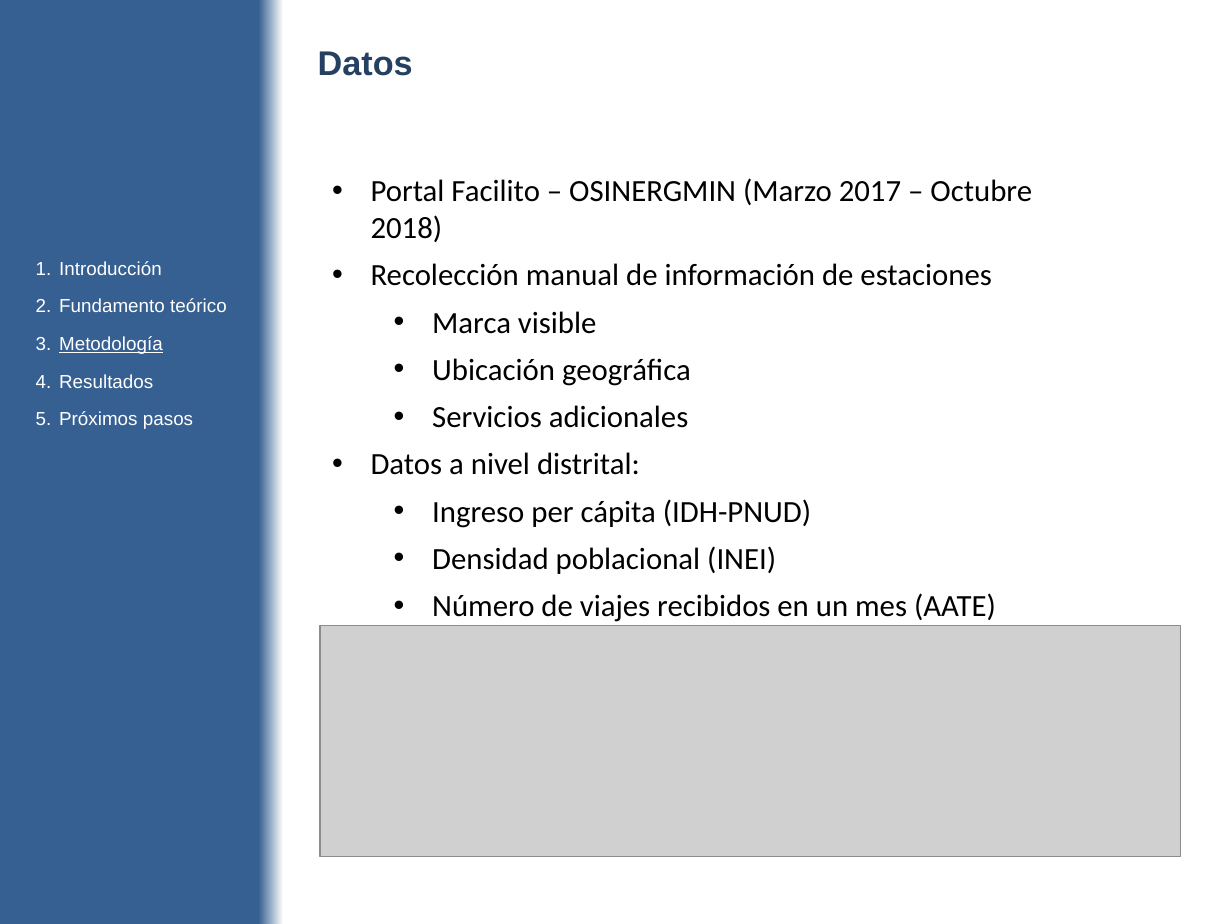
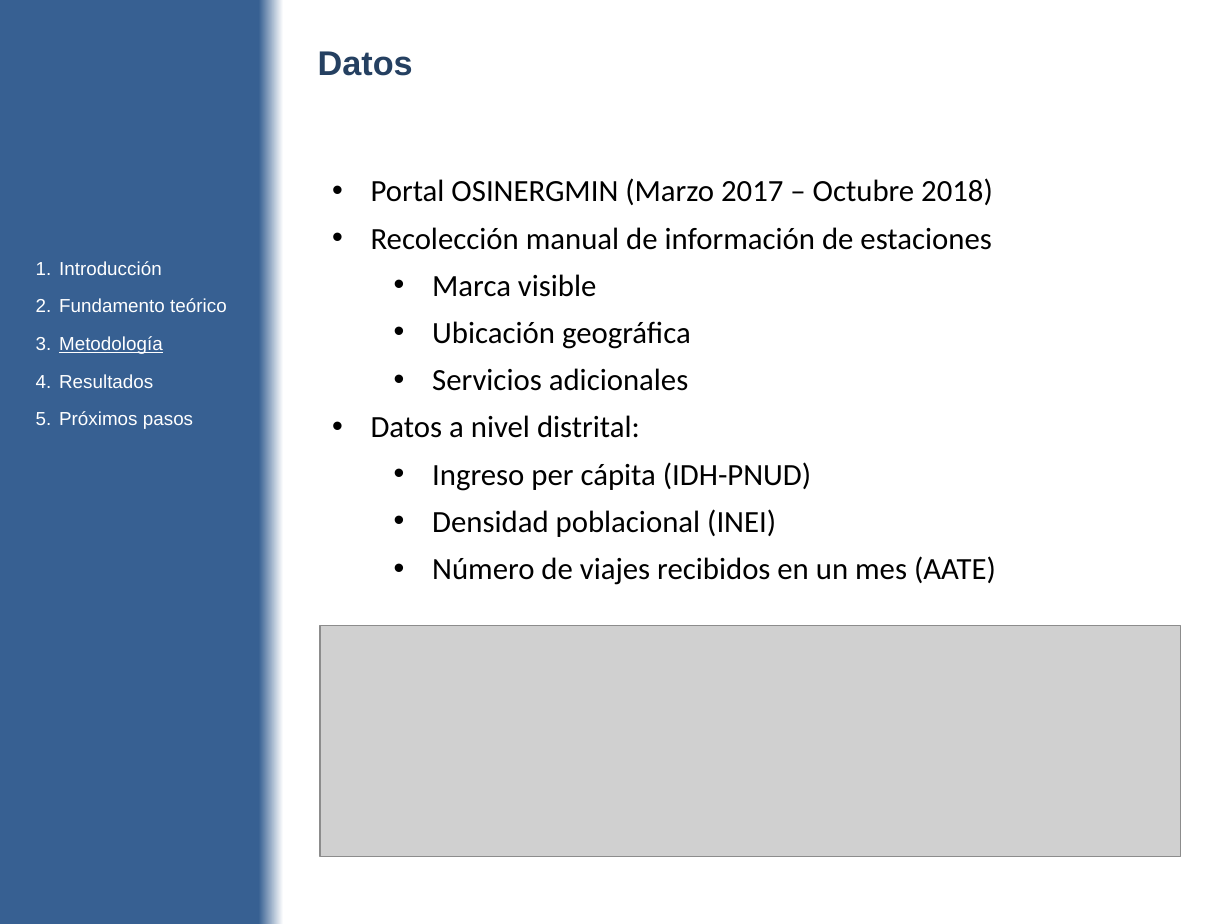
Before and after one commit to diegouriarte/masther-thesis, a slide deck: slide 19 of doc/avance-parcial.pptx (slide 17 before the commit). Drawn at 1232x924 pixels with LibreOffice and Linux fonts; fonts in the diff are those of the drawing; grey boxes stand for pictures. Boxes give left, top, right and bottom in pixels: in the first picture for what was removed or moved away, otherwise in the second. Text is boxed around its words. In the diff, an @@ line names an element or a change of style, - is before the commit and + after.

```diff
--- a/doc/avance-parcial.pptx
+++ b/doc/avance-parcial.pptx
@@ text at [371,178,993,205]: text changed @@
-• Portal Facilito – OSINERGMIN (Marzo 2017 – Octubre 2018)
+• Portal OSINERGMIN (Marzo 2017 – Octubre 2018)
```
Also in this commit, not shown: 16 other slides changed, 1 slide added, 4 other files.
